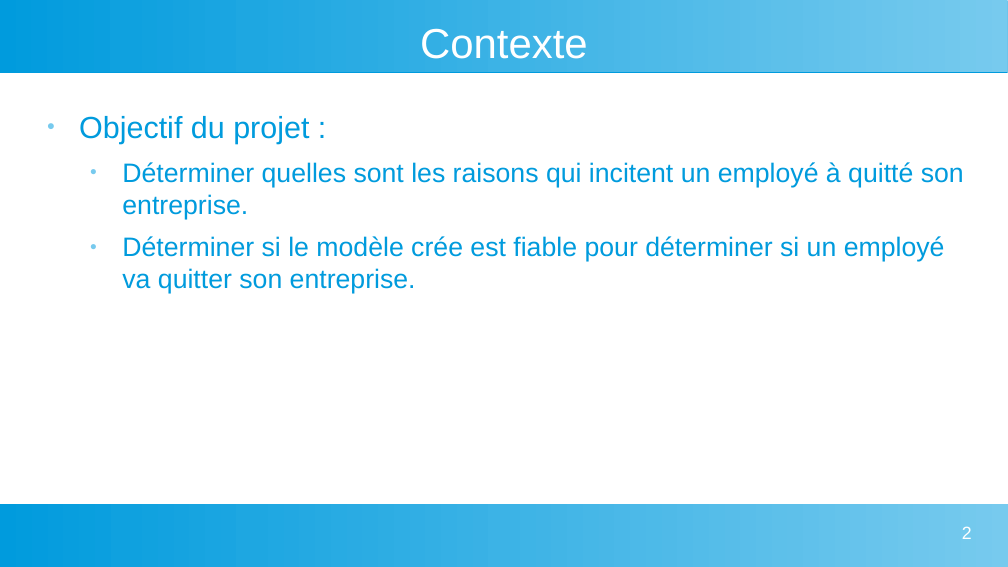
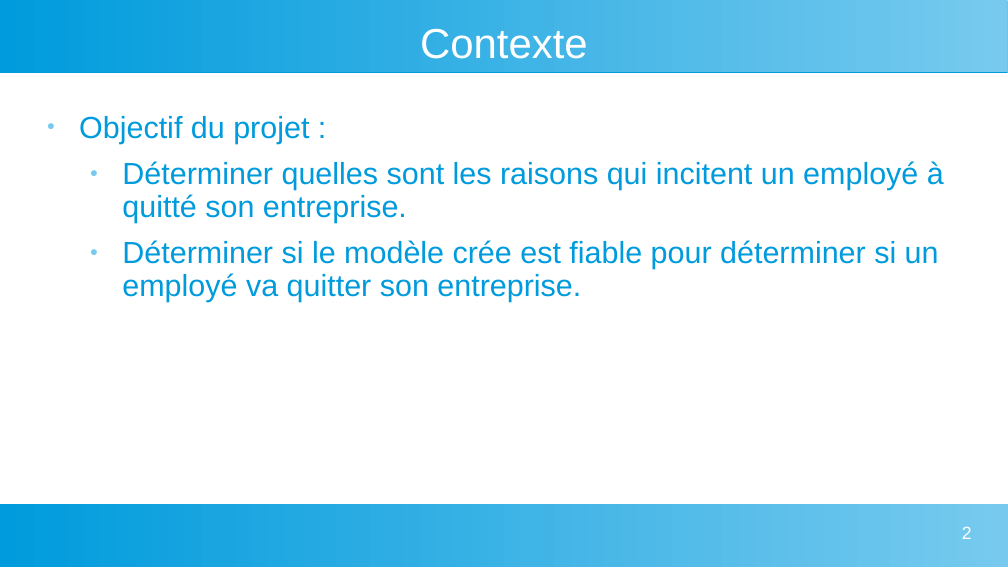
Before and after one commit to rogueH/DataMining_ProjetFinal, a slide deck: slide 2 of Présentation final.odp. Drawn at 1008x567 pixels with LibreOffice and Linux fonts; fonts in the diff are those of the drawing. Boxes give left, top, right and bottom in pixels: in the first picture for what was removed or moved away, otherwise in the second. Text is boxed around its words. In the diff, an @@ line names an element or a change of style, - is before the commit and + after.

```diff
--- a/Présentation final.odp
+++ b/Présentation final.odp
@@ text "Objectif du projet :" at [79, 116, 944, 302]: size 21 to 24 pt; indent changed; line spacing 1 to 0.9; more space between paragraphs @@
```
Also in this commit, not shown: 7 other slides changed, 3 slides added.
